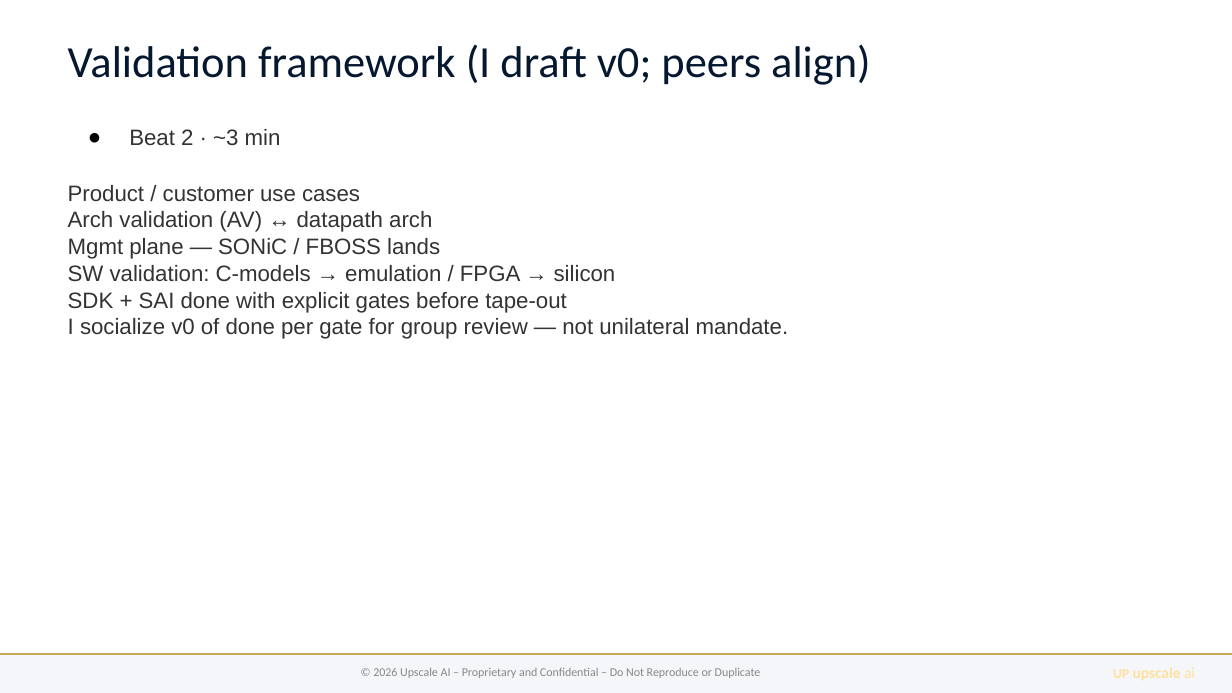
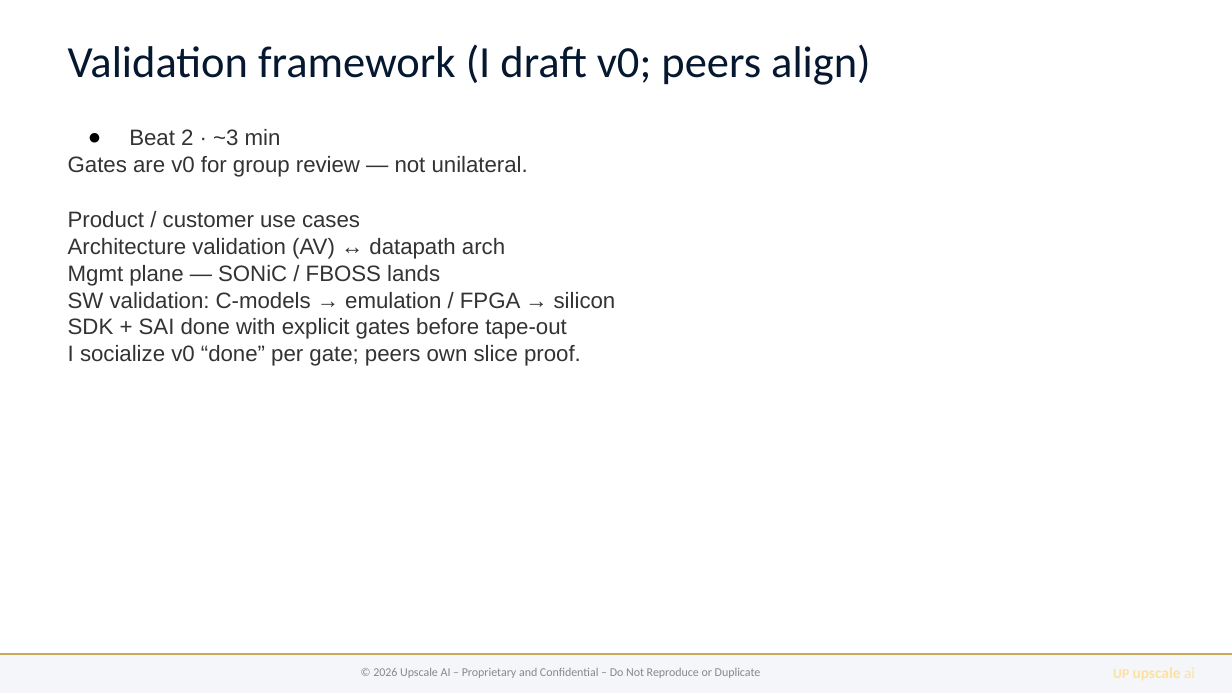
Before and after one commit to upscale-ai-network/agent-template, a slide deck: slide 4 of dt100/manager-arch-vision-b6.pptx. Drawn at 1232x693 pixels with LibreOffice and Linux fonts; fonts in the diff are those of the drawing. Boxes give left, top, right and bottom in pixels: in the first picture for what was removed or moved away, otherwise in the second. Text is boxed around its words. In the diff, an @@ line names an element or a change of style, - is before the commit and + after.

```diff
--- a/dt100/manager-arch-vision-b6.pptx
+++ b/dt100/manager-arch-vision-b6.pptx
@@ text at bbox=[68, 156, 528, 177]: paragraph added @@
+Gates are v0 for group review — not unilateral.
@@ text at bbox=[68, 238, 505, 259]: text changed @@
-Arch validation (AV) ↔ datapath arch
+Architecture validation (AV) ↔ datapath arch
@@ text at bbox=[68, 345, 581, 366]: text changed @@
-I socialize v0 of done per gate for group review — not unilateral mandate.
+I socialize v0 “done” per gate; peers own slice proof.
```
Also in this commit, not shown: 8 other slides changed, 12 other files.
